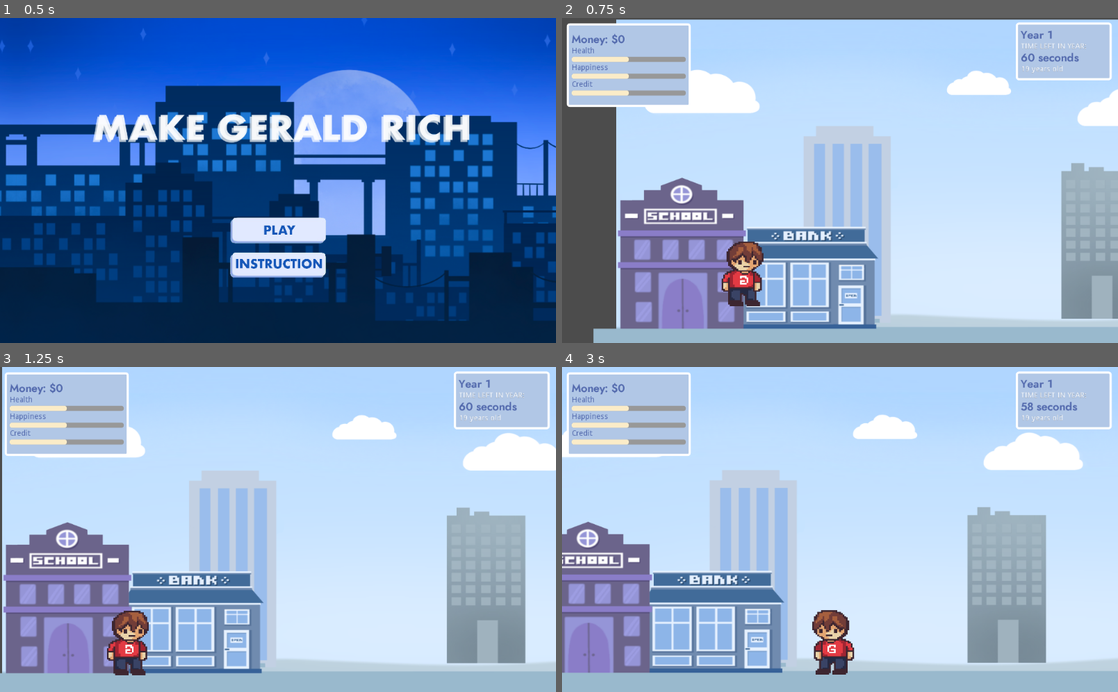
Above: before the commit, frames 1-4 (two rows, left to right).
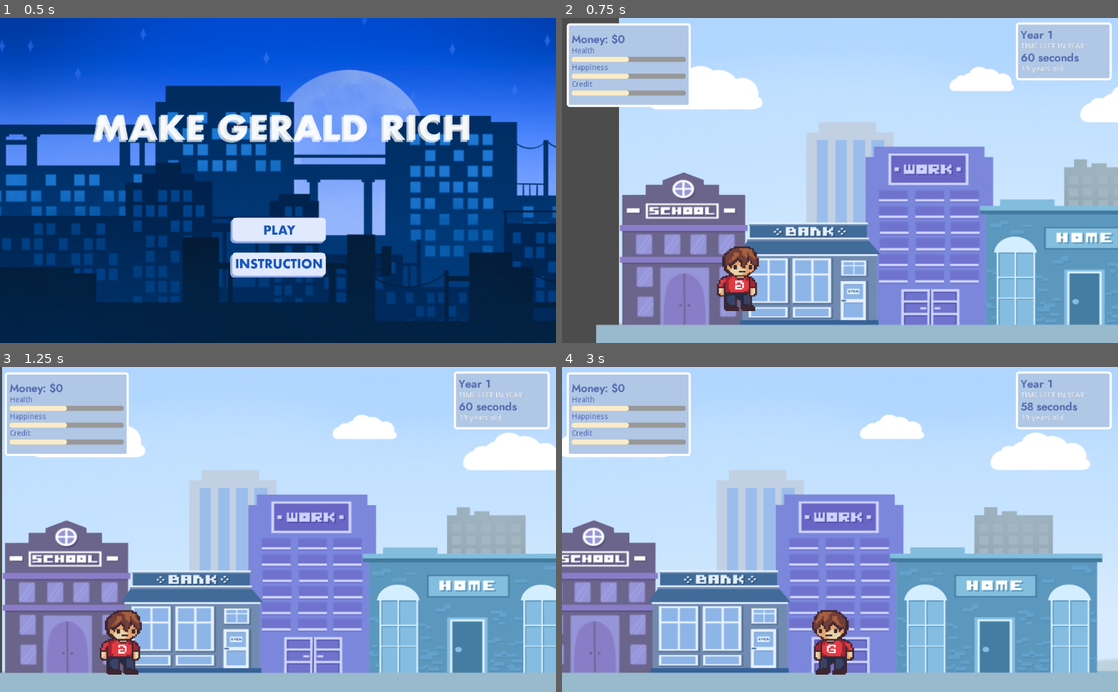
Above: after the commit, the same moments.

Repository: AndrewYeh1/Finance-game
Game: Godot game, scene res://Home/Home.tscn
The game is run twice, just before and just after one commit, with the same random seed, the same clock (stepped at 60 frames per second) and the same inputs.
Inputs (mouse positions are in pixels of both pictures, inside the frame that each line leads up to):
- Up to frame 1 (0.5 s): no input
- Up to frame 2 (0.75 s): click (840, 229) at 0.5 s
- Up to frame 3 (1.25 s): no input
- Up to frame 4 (3 s): move the mouse to (962, 513) at 1.27 s; hold Right (move_right) 1.28-2.78 s; tap Up (jump) at 1.52, 2.27 s; move the mouse to (728, 545) at 2.02 s; move the mouse to (895, 458) at 2.77 s; hold Left (move_left) from 2.78 s (still down)

Frame 1 is identical in both runs. In frame 2, 33% of the frame differs, in the area x 5-100%, y 0-100%; in frame 3, 28%; in frame 4, 32%.

Commit message:
added buildings and collisions

Diff:
--- a/Play/Play.tscn
+++ b/Play/Play.tscn
@@ -8,6 +8,8 @@
 [ext_resource path="res://buildings/school.tscn" type="PackedScene" id=6]
 [ext_resource path="res://stats/money.tscn" type="PackedScene" id=7]
 [ext_resource path="res://stats/timer.tscn" type="PackedScene" id=8]
+[ext_resource path="res://buildings/jobs.tscn" type="PackedScene" id=9]
+[ext_resource path="res://buildings/home.tscn" type="PackedScene" id=10]
 
 [sub_resource type="ConvexPolygonShape2D" id=1]
 points = PoolVector2Array( 0, 0, 80, 0, 80, 80, 0, 80 )
@@ -49,11 +51,17 @@
 format = 1
 tile_data = PoolIntArray( 65535, 0, 0, 131071, 0, 0, 196607, 0, 0, 262143, 0, 0, 327679, 0, 0, 393215, 0, 0, 458751, 0, …(340 unchanged characters)…
 
+[node name="school" parent="." instance=ExtResource( 6 )]
+position = Vector2( 138.761, 795.786 )
+
+[node name="jobs" parent="." instance=ExtResource( 9 )]
+position = Vector2( 678.88, 796.182 )
+
+[node name="home" parent="." instance=ExtResource( 10 )]
+position = Vector2( 1023.32, 795.274 )
+
 [node name="bank" parent="." instance=ExtResource( 5 )]
-position = Vector2( 424.948, 802.323 )
-
-[node name="school" parent="." instance=ExtResource( 6 )]
-position = Vector2( 141.014, 799.729 )
+position = Vector2( 423.759, 801.134 )
 
 [node name="ground" type="Sprite" parent="."]
 position = Vector2( 1042.59, 405.922 )
@@ -61,7 +69,7 @@
 texture = ExtResource( 3 )
 
 [node name="player" parent="." instance=ExtResource( 1 )]
-position = Vector2( 288.045, 690.166 )
+position = Vector2( 272.027, 712.858 )
 
 [node name="CanvasLayer" type="CanvasLayer" parent="."]
 
--- /dev/null
+++ b/buildings/home.tscn
@@ -0,0 +1,20 @@
+[gd_scene load_steps=3 format=2]
+
+[ext_resource path="res://data/buildings/home.png" type="Texture" id=1]
+
+[sub_resource type="RectangleShape2D" id=1]
+extents = Vector2( 46.2569, 72.2067 )
+
+[node name="home" type="Node2D"]
+
+[node name="home" type="Sprite" parent="."]
+position = Vector2( -129, -269.177 )
+texture = ExtResource( 1 )
+
+[node name="Home" type="Area2D" parent="."]
+collision_layer = 2
+collision_mask = 0
+
+[node name="CollisionShape2D" type="CollisionShape2D" parent="Home"]
+position = Vector2( 1.01747, -71.57 )
+shape = SubResource( 1 )
--- /dev/null
+++ b/buildings/jobs.tscn
@@ -0,0 +1,21 @@
+[gd_scene load_steps=3 format=2]
+
+[ext_resource path="res://data/buildings/work.png" type="Texture" id=1]
+
+[sub_resource type="RectangleShape2D" id=1]
+extents = Vector2( 65.2799, 47.2703 )
+
+[node name="jobs" type="Node2D"]
+
+[node name="work" type="Sprite" parent="."]
+position = Vector2( -565.748, -285.769 )
+scale = Vector2( 1.06533, 1.06533 )
+texture = ExtResource( 1 )
+
+[node name="Jobs" type="Area2D" parent="."]
+collision_layer = 2
+collision_mask = 0
+
+[node name="CollisionShape2D" type="CollisionShape2D" parent="Jobs"]
+position = Vector2( 3.78788, -47.8658 )
+shape = SubResource( 1 )
Not shown: 1 places in Play/Play.tscn that only renumber resources
Not shown, added: buildings/school1tscn
